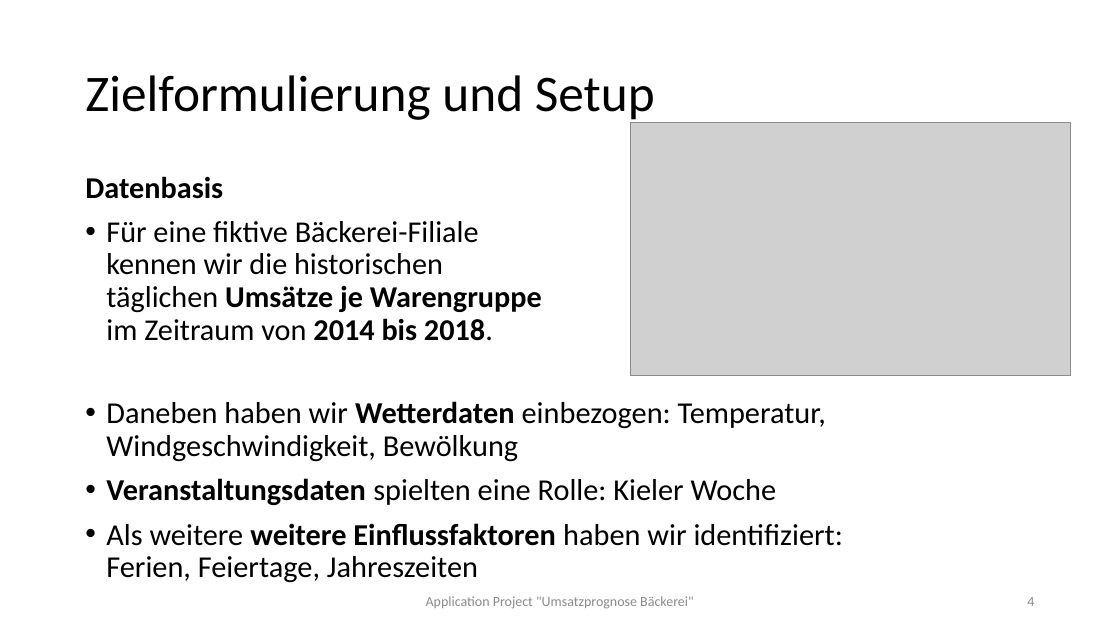
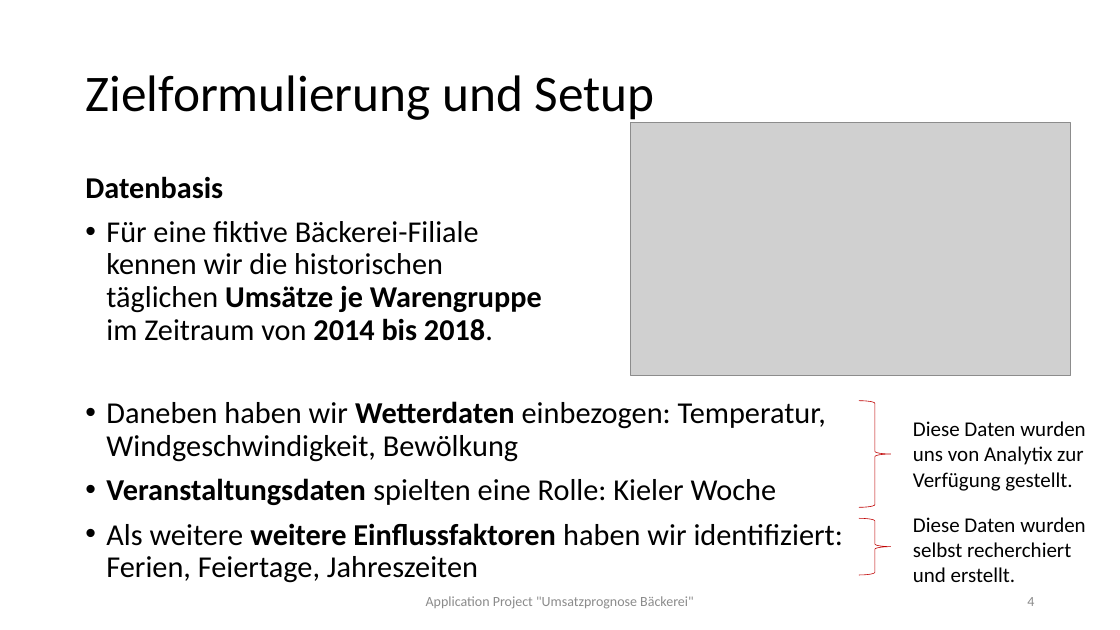
Before and after one commit to ChristinaMaedge/Application_Project, a slide deck: slide 4 of ApplicationProject_UmsatzprognoseBäckerei_v2.pptx. Drawn at 1120x630 pixels with LibreOffice and Linux fonts; fonts in the diff are those of the drawing; grey boxes stand for pictures. Boxes give left, top, right and bottom in pixels: in the first picture for what was removed or moved away, otherwise in the second. Text is boxed around its words. In the diff, an @@ line names an element or a change of style, - is before the commit and + after.

```diff
--- a/ApplicationProject_UmsatzprognoseBäckerei_v2.pptx
+++ b/ApplicationProject_UmsatzprognoseBäckerei_v2.pptx
@@ right brace added at (860, 401, 891, 507), outline #C00000 0.5 pt @@
@@ text added at (913, 421, 1085, 491), 18 pt, text #000000 @@
+Diese Daten wurden uns von Analytix zur Verfügung gestellt.
@@ right brace added at (860, 518, 891, 576), outline #C00000 0.5 pt @@
@@ text added at (913, 517, 1085, 582), 18 pt, text #000000 @@
+Diese Daten wurden selbst recherchiert und erstellt.
```
Also in this commit, not shown: 3 other slides changed, 3 slides added, 2 other files.
